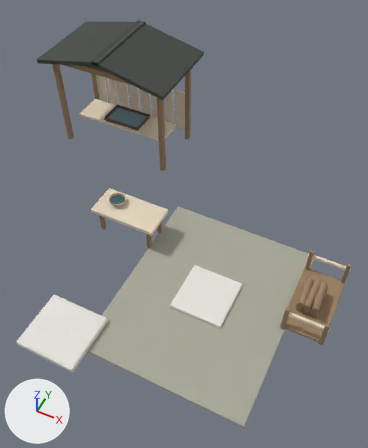
The glTF model game/asset/runtime/models/kiln-dressing-v3.glb: old version first, new version second.
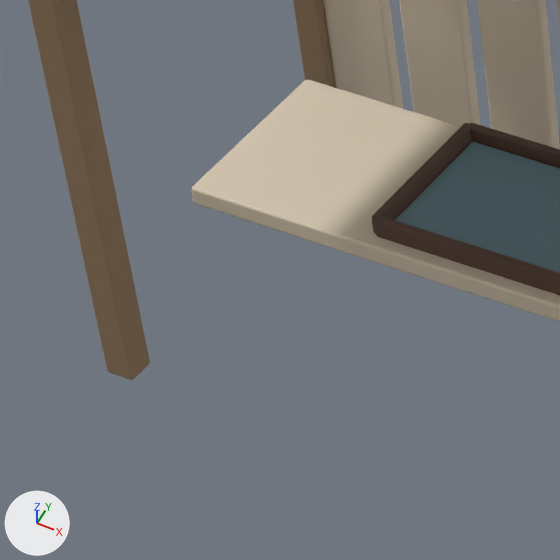
The first picture shows the older version from a camera (50 mm lens) standing at (2.03, -4.82, 8.07) and looking at (-0.86, 0.96, 0.85). The close-ups show the older and then the newer version on the part from 15% to 35% of the width and 20% to 37% of the height of that picture. Only the edits that show in the close-ups are written down. The axes (+X, +Y, +Z) are drawn at lower left. The lights are the same throughout. Where no turn or scale is listed for an object, it has been applied to the vertices.

The first close-up shows 'Blue woven tool cushion', 'Shelter partial back slats', 'Shelter partial back slats.001', 'Shelter partial back slats.002', 'Shelter timber upright', 'Shelter timber upright.001', 'Shelter worktop', 'Tray raised end', 'Tray raised side', 'Tray raised side.001' and 2 more.
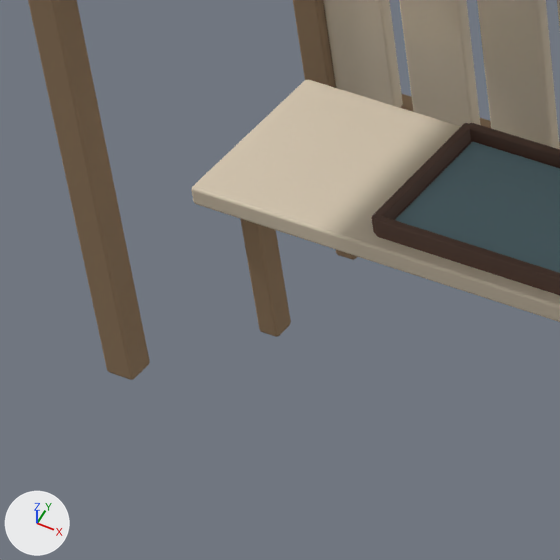
Boxes (x1, y1, x2, y2) around the edits, measured in the close-ups (560 x 560 px):
'Trestle foot.001', added (brown): after (240, 219, 291, 337)
'Backing rail fastened to shelter posts', added (mostly hidden): after (401, 93, 560, 146)
'Trestle foot', added (mostly hidden): after (336, 250, 357, 260)

Diff of the bpy script that builds the scene:
```diff
--- a/game/asset/runtime/models/kiln-dressing-v3.glb.py
+++ b/game/asset/runtime/models/kiln-dressing-v3.glb.py
@@ me_mesh_49 @@
+me_mesh_49.from_pydata(...)  # 56 vertices, 108 faces; spans x -0.04..0.04, y -0.045..0.045, z -0.27..0.27
+me_mesh_49.materials.append(mat_endgrain_and_worn_timber)  # brown #9b8062
@@ me_mesh_39_1 @@
+me_mesh_39_1.from_pydata(...)  # 56 vertices, 108 faces; spans x -1.3..1.3, y -0.04..0.04, z -0.04..0.04
+me_mesh_39_1.materials.append(mat_endgrain_and_worn_timber)  # brown #9b8062
@@ ob_trestle_foot_001 @@
+ob_trestle_foot_001 = bpy.data.objects.new('Trestle foot.001', me_mesh_49)
+ob_trestle_foot_001.location = (-4.68, 3.36, 0.264)
@@ ob_trestle_foot @@
+ob_trestle_foot = bpy.data.objects.new('Trestle foot', me_mesh_49.copy())
+ob_trestle_foot.location = (-4.68, 3.84, 0.264)
@@ ob_backing_rail_fastened_to_shelter_posts @@
+ob_backing_rail_fastened_to_shelter_posts = bpy.data.objects.new('Backing rail fastened to shelter posts', me_mesh_39_1)
+ob_backing_rail_fastened_to_shelter_posts.location = (-3.7, 4.29, 0.29)
```
